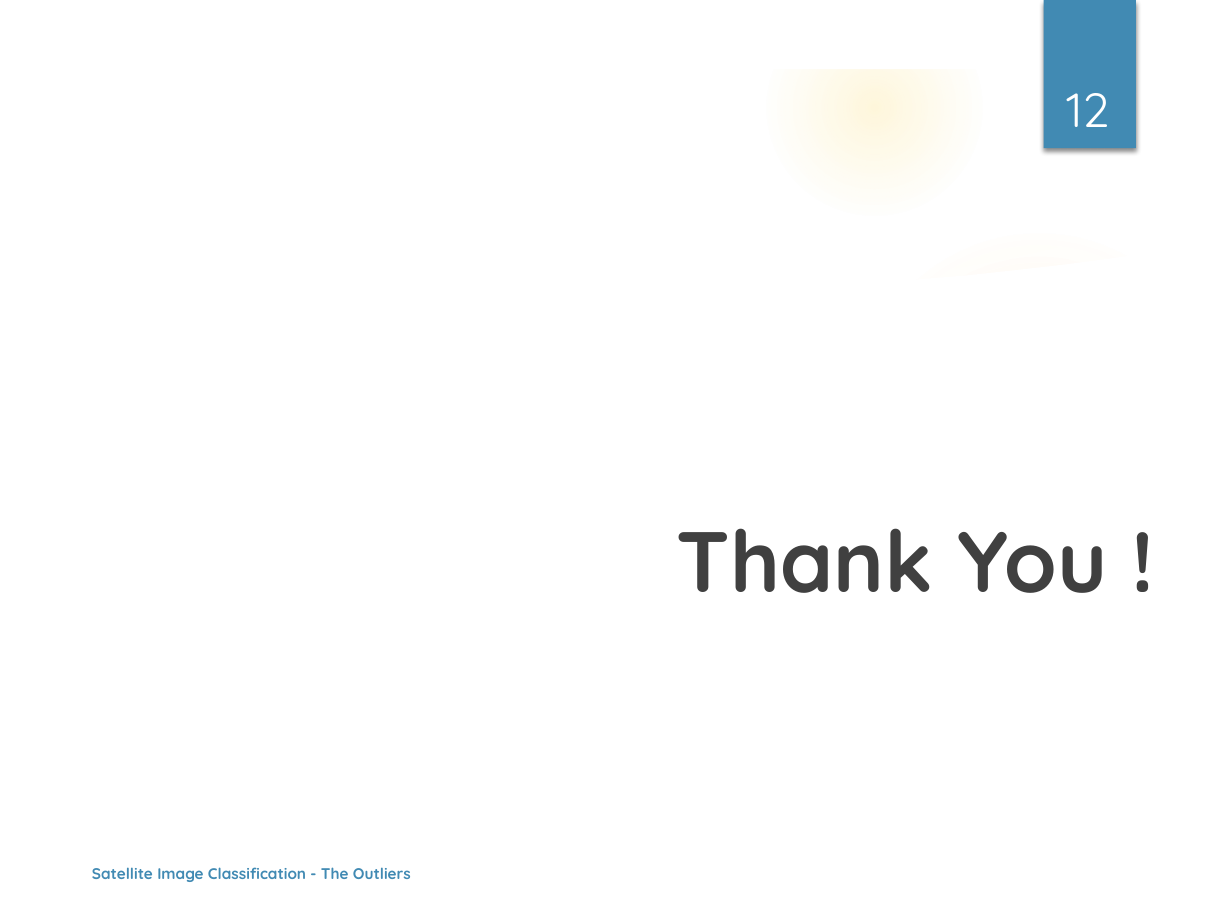
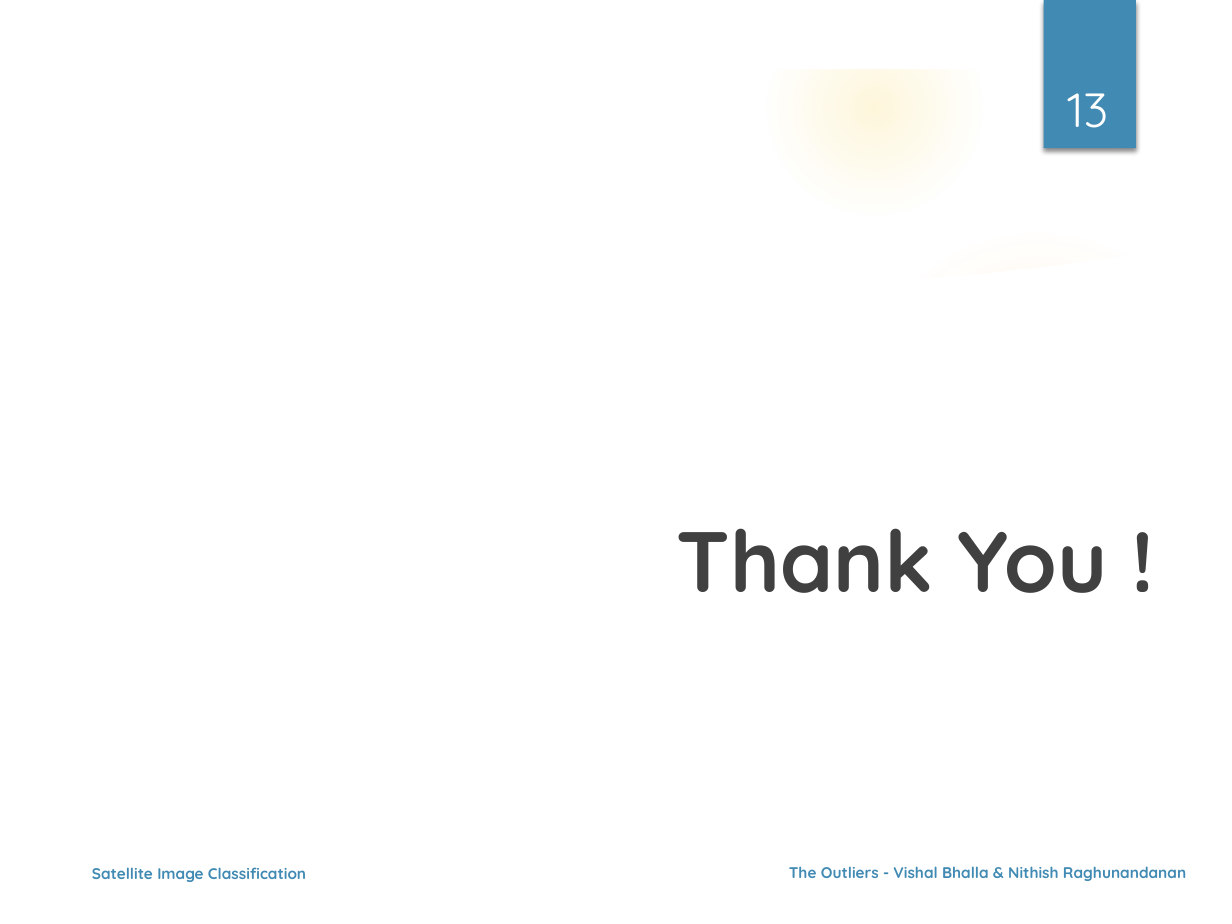
Before and after one commit to nehgu/Anomaly-Detection, a slide deck: slide 13 of Challenges/Satellite Image Data Set - Challenge 2/Ppt - Satellite Image Dataset Classification Challenge-2.pptx (slide 12 before the commit). Drawn at 1232x924 pixels with LibreOffice and Linux fonts; fonts in the diff are those of the drawing; background and template pictures are left out. Boxes give left, top, right and bottom in pixels: in the first picture for what was removed or moved away, otherwise in the second. Text is boxed around its words. In the diff, an @@ line names an element or a change of style, - is before the commit and + after.

```diff
--- a/Challenges/Satellite Image Data Set - Challenge 2/Ppt - Satellite Image Dataset Classification Challenge-2.pptx
+++ b/Challenges/Satellite Image Data Set - Challenge 2/Ppt - Satellite Image Dataset Classification Challenge-2.pptx
@@ page number at (1067, 93, 1108, 128): text changed @@
-12
+13
@@ text at (92, 867, 306, 882): text changed @@
-Satellite Image Classification - The Outliers
+Satellite Image Classification
@@ text added at (789, 866, 1186, 881), 9 pt, text #418AB3, bold @@
+The Outliers - Vishal Bhalla & Nithish Raghunandanan
```
Also in this commit, not shown: 11 other slides changed, 1 slide added, 1 other file.
